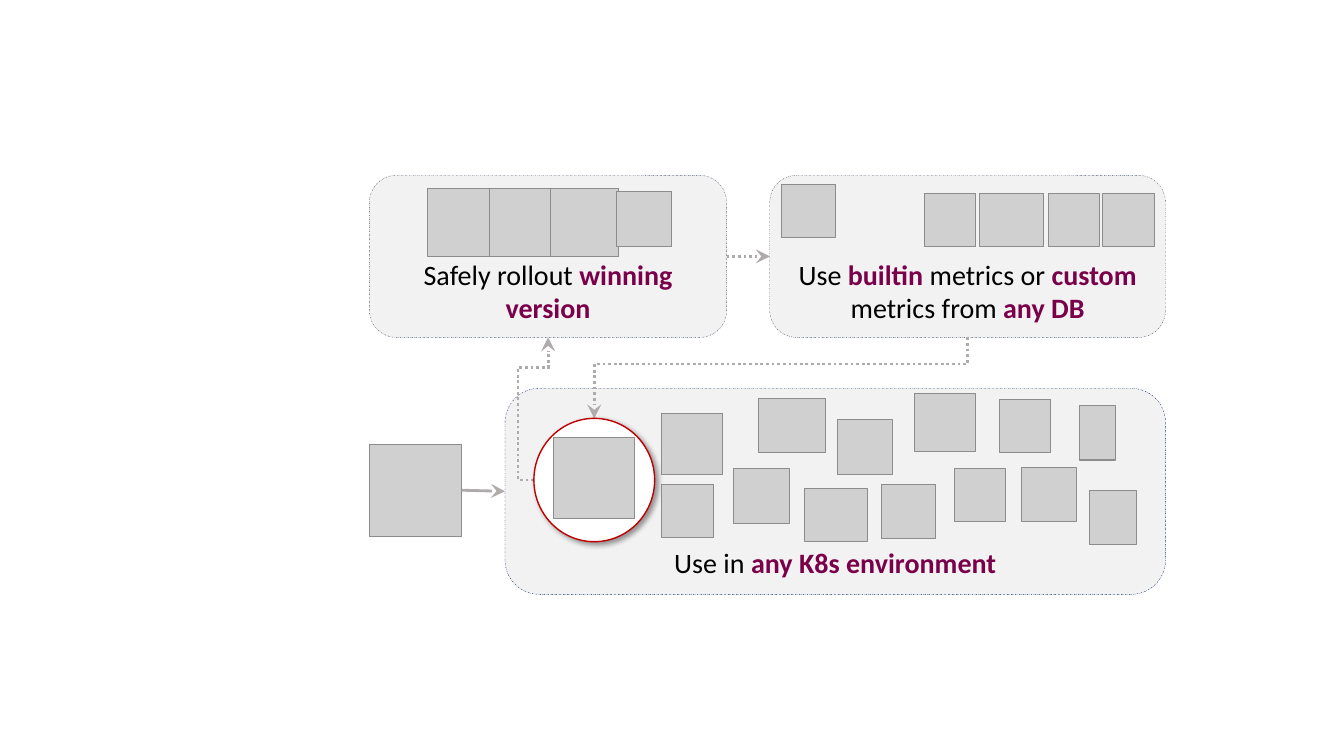
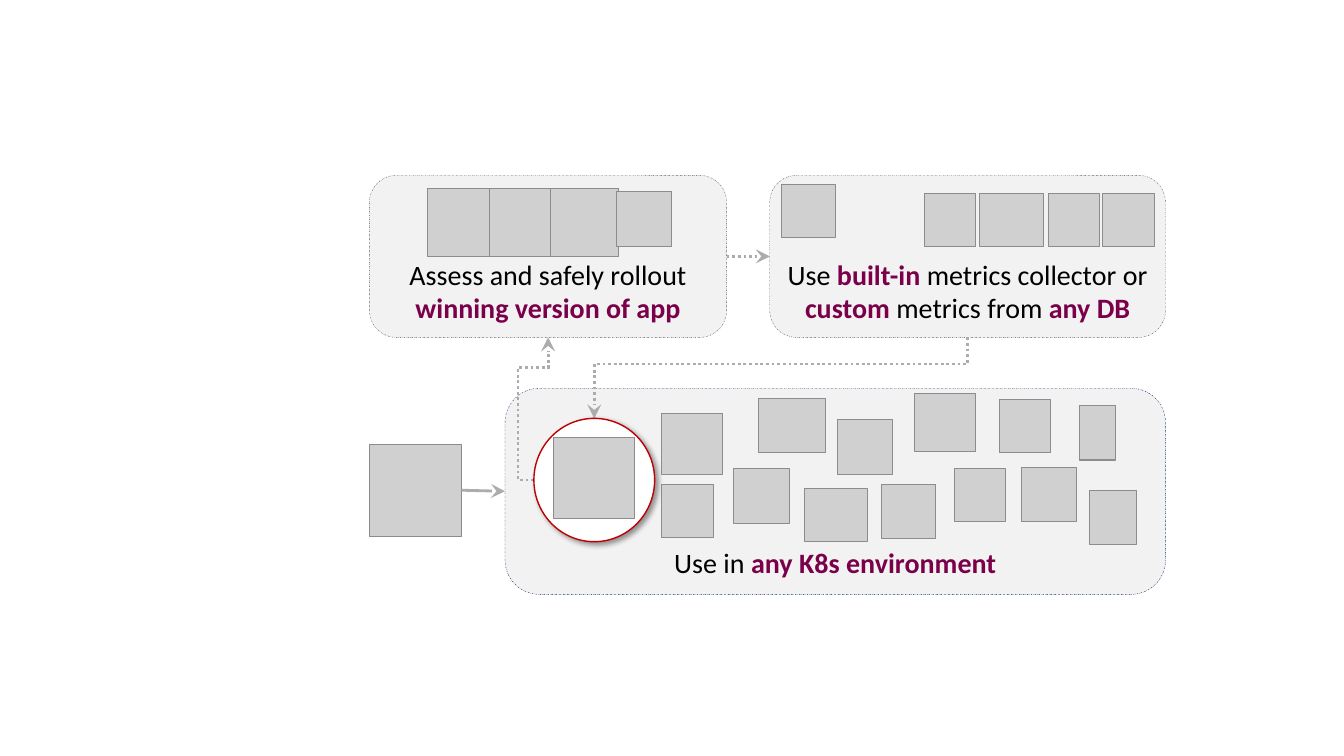
Before and after one commit to iter8-tools/iter8, a slide deck: slide 1 of mkdocs/docs/images/src/illustration.pptx. Drawn at 1344x756 pixels with LibreOffice and Linux fonts; fonts in the diff are those of the drawing; grey boxes stand for pictures. Boxes give left, top, right and bottom in pixels: in the first picture for what was removed or moved away, otherwise in the second. Text is boxed around its words. In the diff, an @@ line names an element or a change of style, - is before the commit and + after.

```diff
--- a/mkdocs/docs/images/src/illustration.pptx
+++ b/mkdocs/docs/images/src/illustration.pptx
@@ text in rounded rectangle at [409, 265, 686, 323]: text changed; text colour #7A004A to #000000; bold off @@
-Safely rollout winning version
+Assess and safely rollout winning version of app
@@ text in rounded rectangle at [788, 265, 1148, 323]: text changed @@
-Use builtin metrics or custom metrics from any DB
+Use built-in metrics collector or custom metrics from any DB
```
Also in this commit, not shown: 5 other files.
